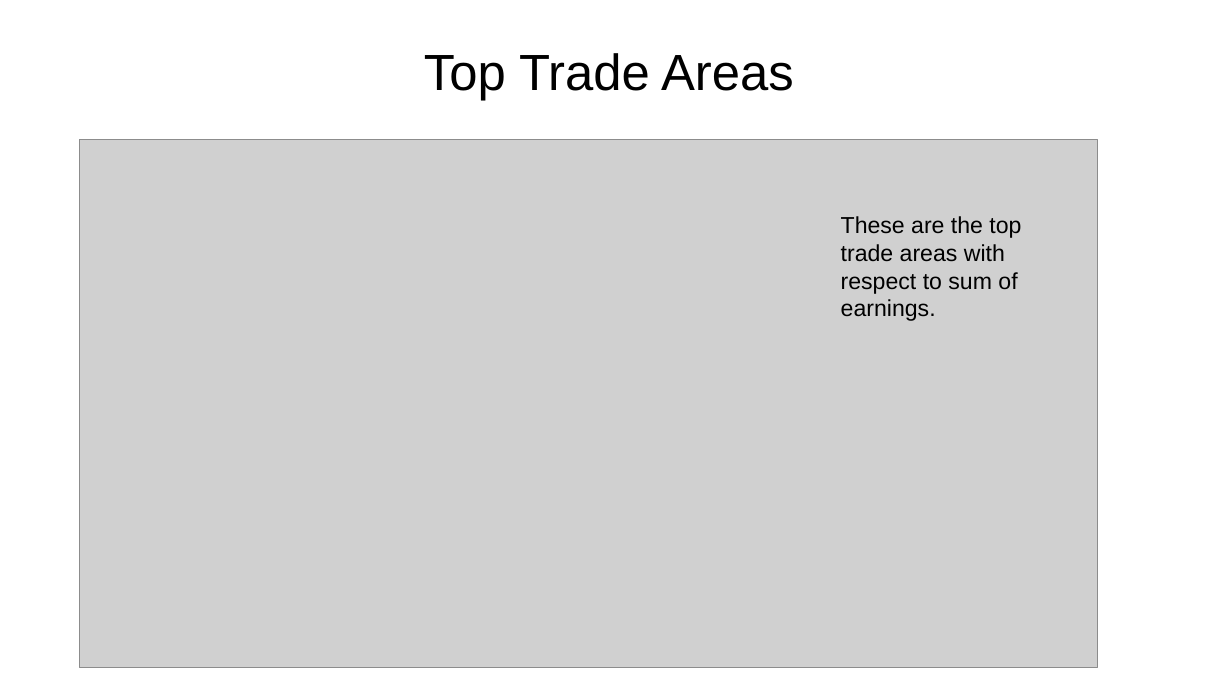
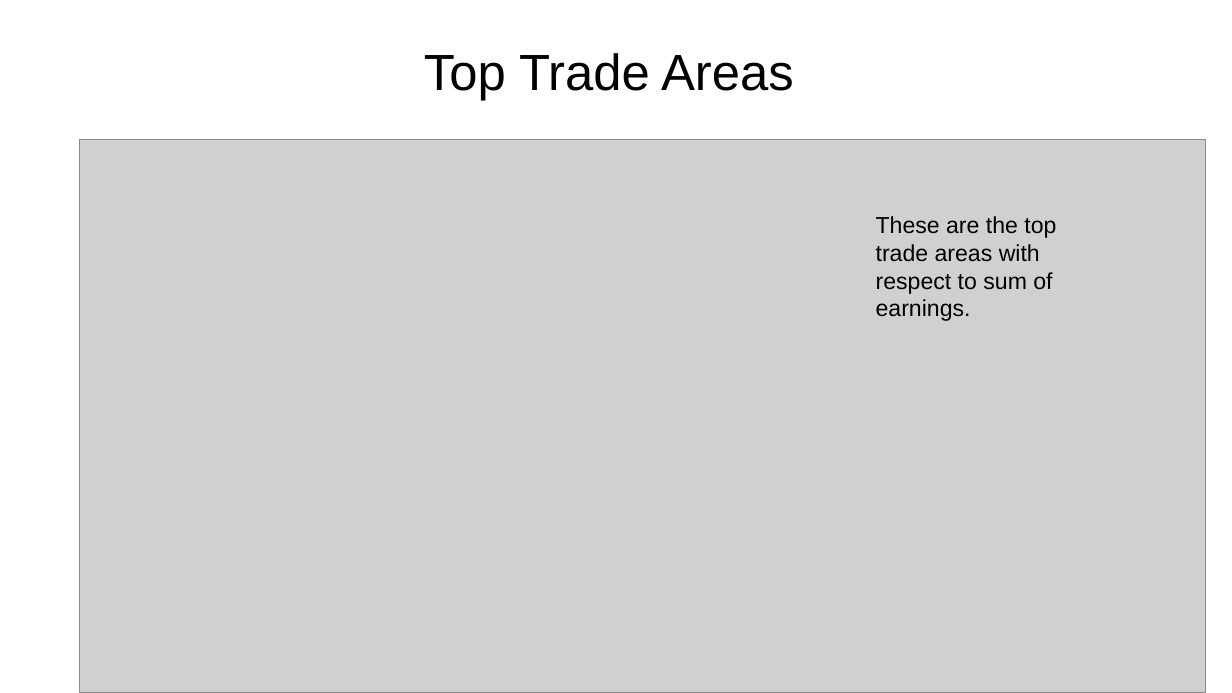
Before and after one commit to ruchajoshi1/capstone-project, a slide deck: slide 11 of Springborad Project.pptx. Drawn at 1232x693 pixels with LibreOffice and Linux fonts; fonts in the diff are those of the drawing; grey boxes stand for pictures; background and template pictures are left out. Boxes give left, top, right and bottom in pixels: in the first picture for what was removed or moved away, otherwise in the second. Text is boxed around its words. In the diff, an @@ line names an element or a change of style, - is before the commit and + after.

```diff
--- a/Springborad Project.pptx
+++ b/Springborad Project.pptx
@@ picture: place and size @@
-picture at (79, 139, 1097, 668)
+picture at (79, 139, 1206, 693)
@@ text "These are the top trade ...": place and size @@
-text "These are the top trade ..." at (841, 216, 1021, 321)
+text "These are the top trade ..." at (876, 216, 1056, 321)
```
Also in this commit, not shown: 9 other slides changed, 2 slides added, 2 other files.
